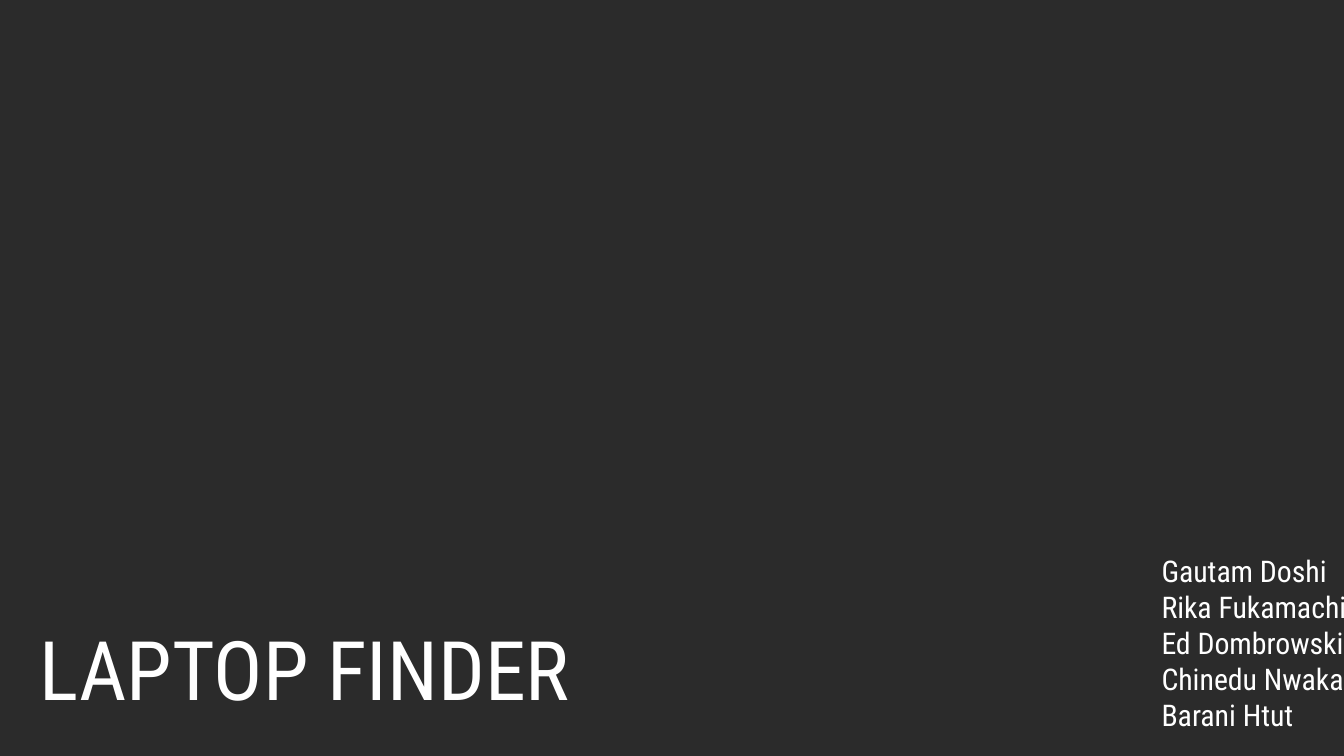
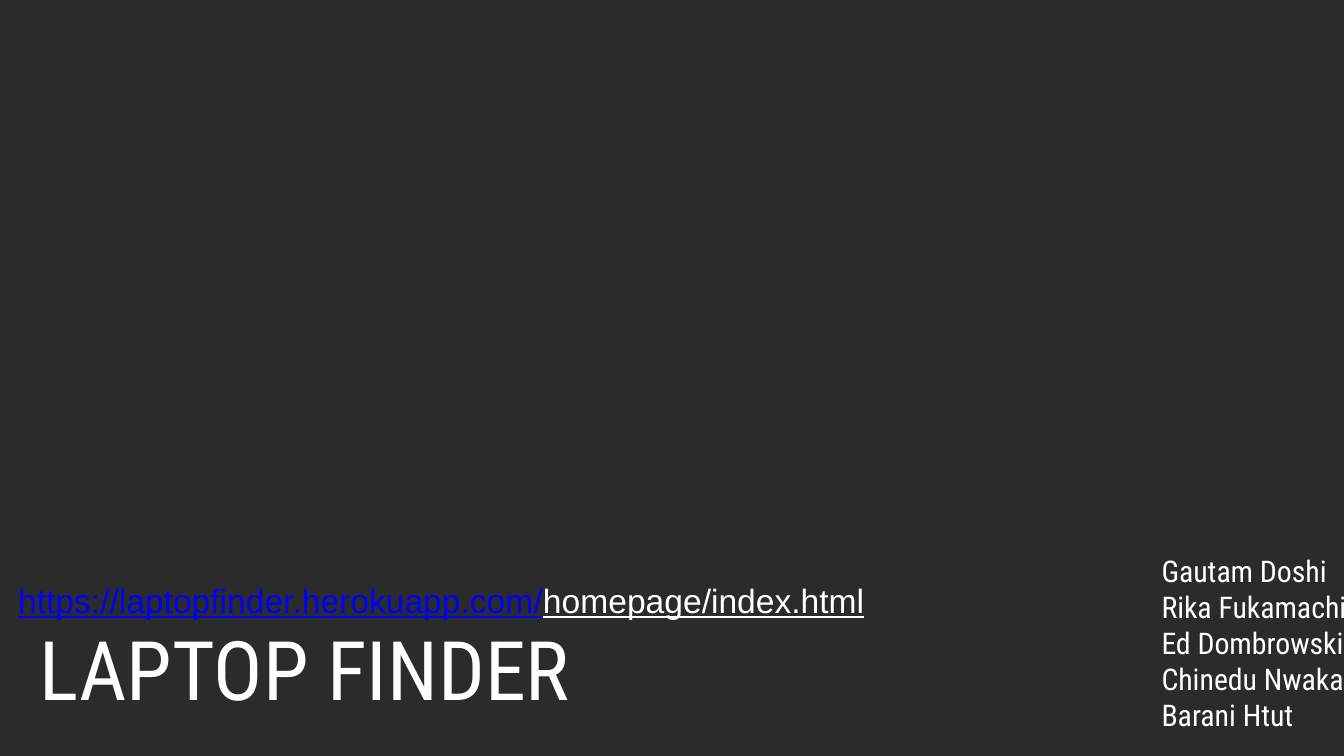
Before and after one commit to gdoshi88/Laptop-Finder-Project-2, a slide deck: slide 1 of LaptopFinder.pptx. Drawn at 1344x756 pixels with LibreOffice and Linux fonts; fonts in the diff are those of the drawing; background and template pictures are left out; a plain dark background stands for a picture behind light text. Boxes give left, top, right and bottom in pixels: in the first picture for what was removed or moved away, otherwise in the second. Text is boxed around its words. In the diff, an @@ line names an element or a change of style, - is before the commit and + after.

Commit message:
updated_readme_and_presentation

```diff
--- a/LaptopFinder.pptx
+++ b/LaptopFinder.pptx
@@ text added at <box>18,588,864,619</box>, 18 pt, text #0000FF, underline @@
+https://laptopfinder.herokuapp.com/homepage/index.html
```
Also in this commit, not shown: 1 other file.
